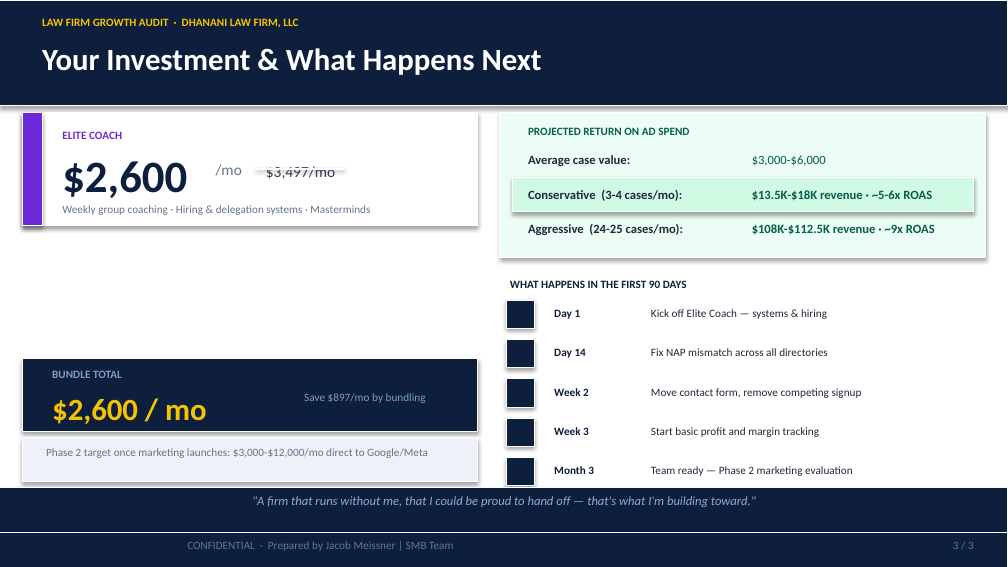
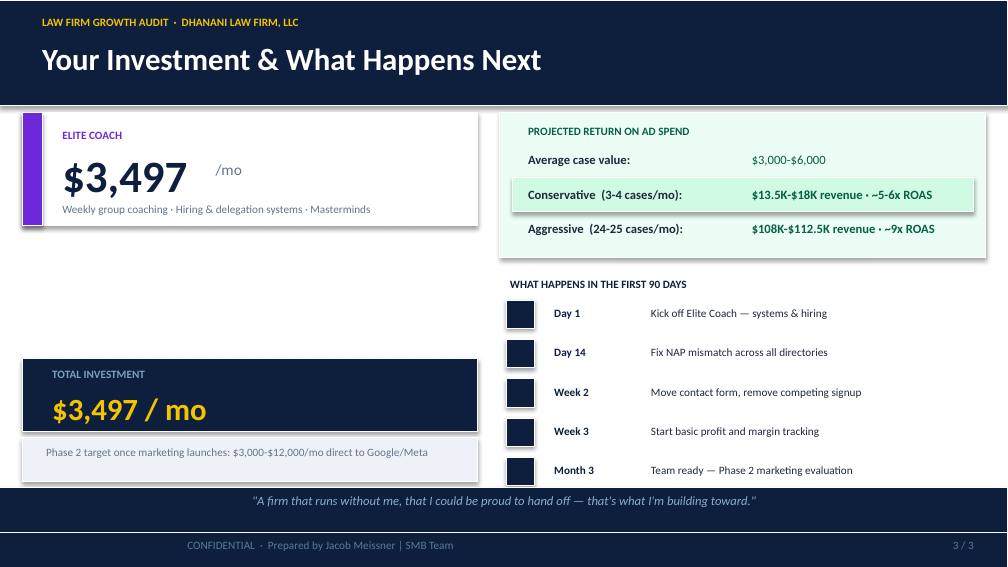
Before and after one commit to SMB-Team-Technology/workwith-smbteam, a slide deck: slide 3 of dhanani-law/Dhanani_Law_August_6_2026_Proposal.pptx. Drawn at 1008x567 pixels with LibreOffice and Linux fonts; fonts in the diff are those of the drawing. Boxes give left, top, right and bottom in pixels: in the first picture for what was removed or moved away, otherwise in the second. Text is boxed around its words. In the diff, an @@ line names an element or a change of style, - is before the commit and + after.

```diff
--- a/dhanani-law/Dhanani_Law_August_6_2026_Proposal.pptx
+++ b/dhanani-law/Dhanani_Law_August_6_2026_Proposal.pptx
@@ text at (62, 162, 187, 198): text changed @@
-$2,600
+$3,497
@@ rectangle removed at (256, 168, 345, 169) @@
@@ text at (52, 371, 145, 378): text changed @@
-BUNDLE TOTAL
+TOTAL INVESTMENT
@@ text at (52, 400, 207, 424): text changed; size 11 to 22 pt; text colour #334155 to #F5C400; bold on @@
-$3,497/mo
+$3,497 / mo
@@ text removed at (52, 399, 207, 424) @@
-$2,600 / mo
@@ text removed at (304, 393, 426, 403) @@
-Save $897/mo by bundling
```
Also in this commit, not shown: 10 other files.
